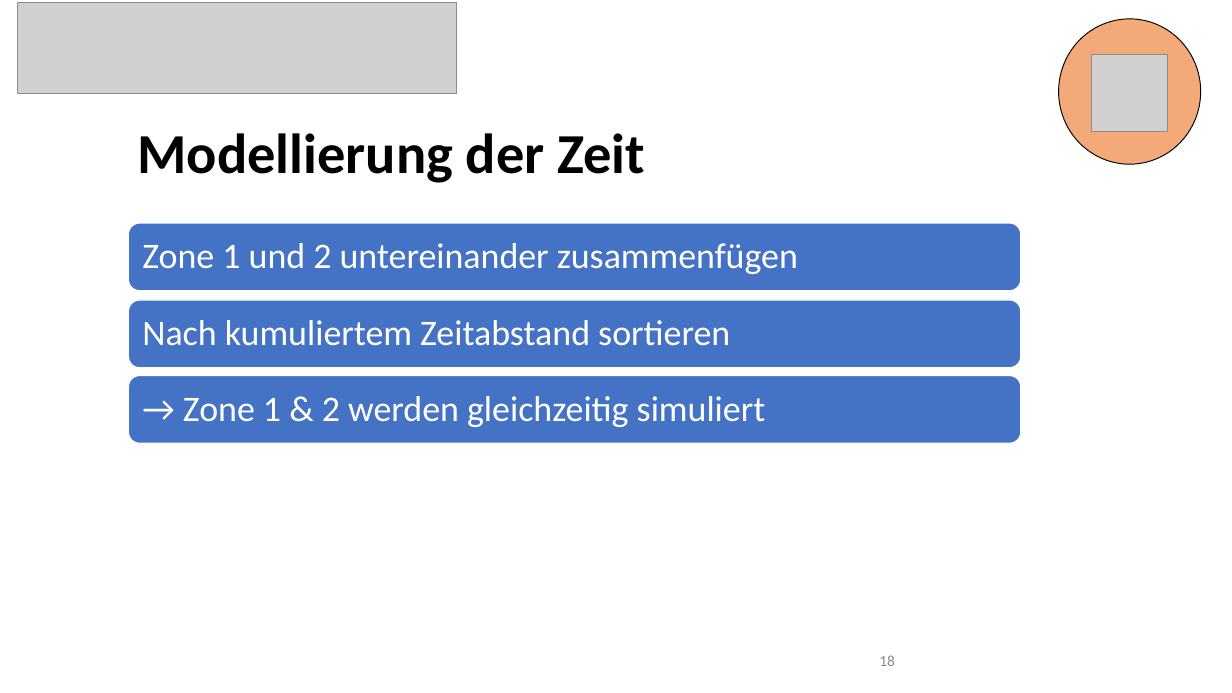
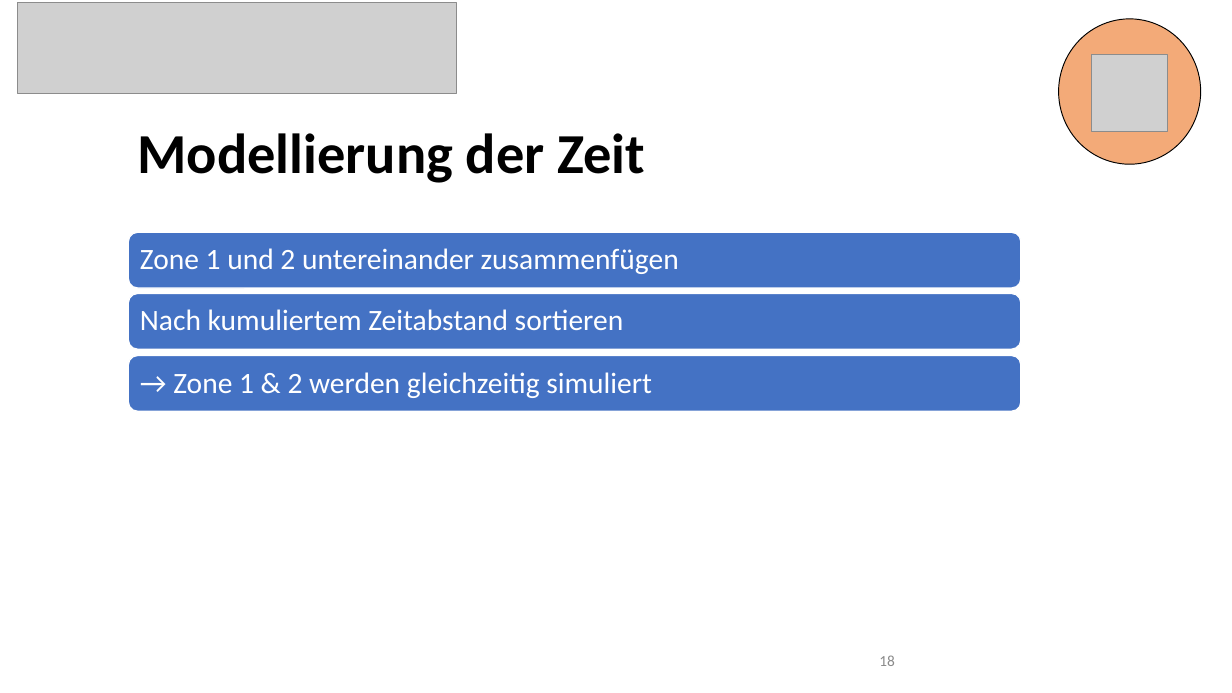
Before and after one commit to 7ben18/FHNW_Steinschlagrisiko, a slide deck: slide 18 of Praesentation/Steinschlagrisiko_Präsentation.pptx. Drawn at 1232x693 pixels with LibreOffice and Linux fonts; fonts in the diff are those of the drawing; grey boxes stand for pictures. Boxes give left, top, right and bottom in pixels: in the first picture for what was removed or moved away, otherwise in the second. Text is boxed around its words. In the diff, an @@ line names an element or a change of style, - is before the commit and + after.

```diff
--- a/Praesentation/Steinschlagrisiko_Präsentation.pptx
+++ b/Praesentation/Steinschlagrisiko_Präsentation.pptx
@@ rounded rectangle: place and size @@
-rounded rectangle at (128,223,1021,290)
+rounded rectangle at (128,232,1021,287)
@@ rounded rectangle: place and size @@
-rounded rectangle at (128,300,1021,368)
+rounded rectangle at (128,294,1021,349)
@@ rounded rectangle: place and size @@
-rounded rectangle at (128,375,1021,443)
+rounded rectangle at (128,356,1021,411)
@@ size 28 to 23 pt; less space between paragraphs in 3 elements at (140,248,679,274), (140,309,624,330), (173,372,652,398) @@
@@ text "→ Zone 1 & 2 ...": place and size @@
-text "→ Zone 1 & 2 ..." at (183,396,766,427)
+text "→ Zone 1 & 2 ..." at (173,372,652,398)
```
Also in this commit, not shown: 14 other slides changed.
